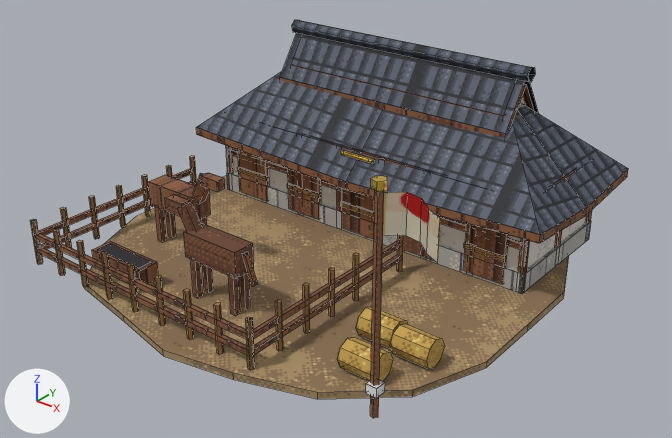
One commit to the Blender file art_source/blender/japanese/stable.blend: the scene before it, then after it.
Camera for both pictures: a 50 mm lens placed at (6.15, -7.63, 5.24), pointed at (0.24, -0.24, 0.66). The lights are fixed; the arrows at lower left show +X, +Y and +Z. The picture after the commit comes second. Mesh edges are drawn as thin lines.

Objects in the first picture: 'japanese_stable'.
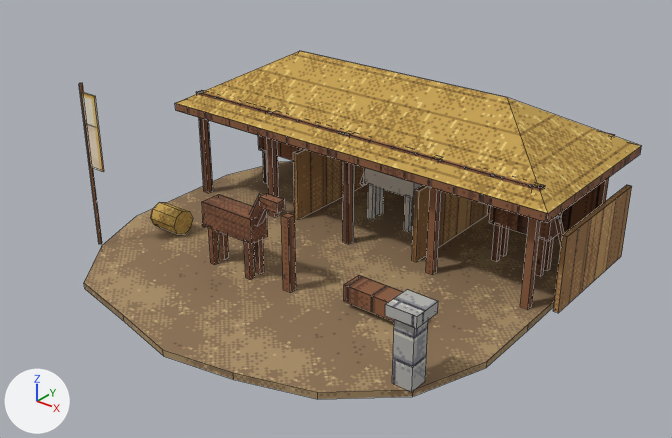
Where the change shows, as pixel boxes (x1, y1, x2, y2) in the pictures (672 x 438 px):
'japanese_stable', reshaped (13% shorter): before (30, 20, 628, 418); after (79, 51, 642, 399)
part 1 of me_japanese_stable, deleted: before (30, 20, 628, 418)
part 2 of me_japanese_stable, built on: before (193, 173, 359, 301); after (79, 51, 642, 392)

Edits to the bpy script that builds the scene:
```text
Change me_japanese_stable:
    used by ob_japanese_stable; location = (0.0, 0.0, 0.0)
    remove me_japanese_stable.from_pydata(...)  # 1820 vertices, 544 faces; spans x -2.59..2.89, y -2.67..2.63, z 0.0..2.36
    add me_japanese_stable.from_pydata(...)  # 1014 vertices, 283 faces; spans x -2.65..2.73, y -2.67..2.63, z 0.0..2.08
    me_japanese_stable part 1: 372 loose pieces with 1740 vertices, spanning x -2.5..2.89, y -2.38..2.45, z 0.08..2.36, are deleted
    me_japanese_stable part 2: 20 vertices removed from x -1.26..0.94, y -1.09..-0.68, z 0.08..1.12; 954 vertices added at x -2.65..2.73, y -1.77..2.35, z 0.08..2.08
    remove me_japanese_stable.materials.append(mat_pe_lattice)  # picture img_pe_lattice
    remove me_japanese_stable.materials.append(mat_pe_roofdark)  # picture img_pe_roofdark
    remove me_japanese_stable.materials.append(mat_pe_gold)  # picture img_pe_gold
    remove me_japanese_stable.materials.append(mat_pe_window)  # picture img_pe_window
```
